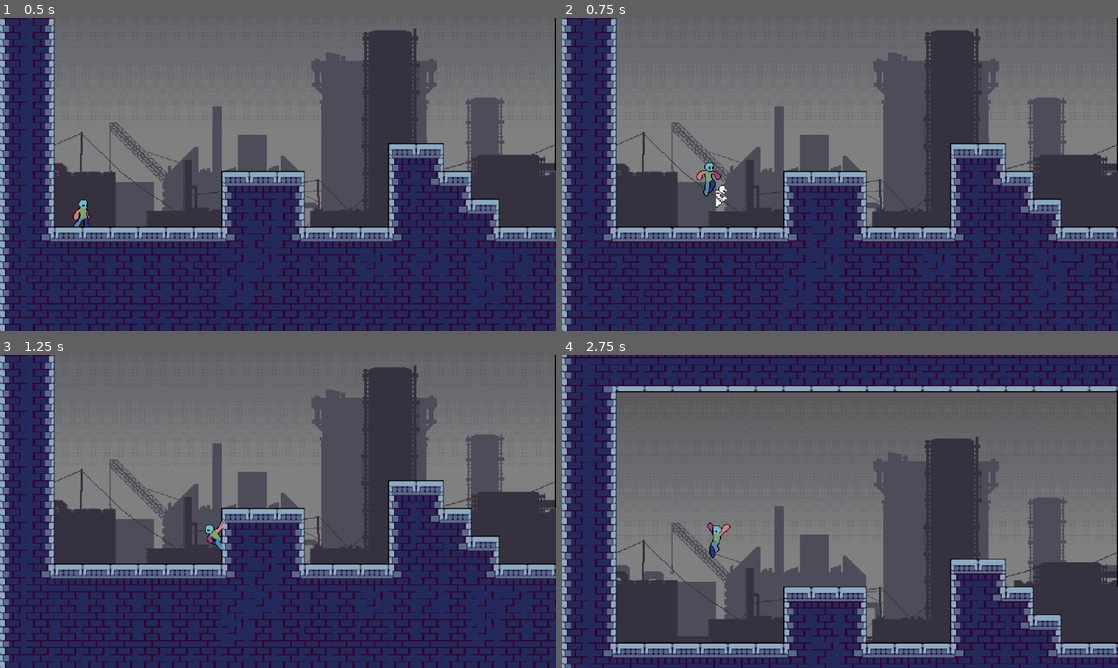
Above: before the commit, frames 1-4 (two rows, left to right).
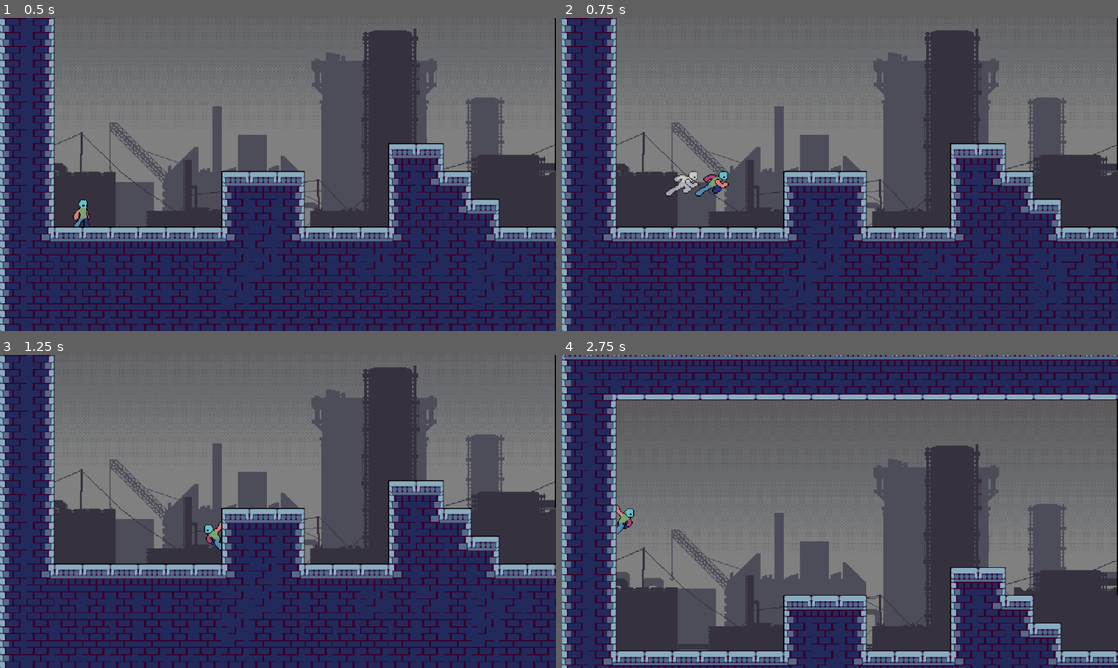
Above: after the commit, the same moments.

Repository: tuto1902/prompt
Game: Godot game, scene res://levels/playground.tscn
Two runs of this game, one before a commit and one after it. Both use one fixed random seed, a clock stepped at 60 frames per second and the inputs below.
Inputs:
- Up to frame 1 (0.5 s): no input
- Up to frame 2 (0.75 s): tap Enter at 0.5 s; hold D (right) from 0.53 s (still down); hold Space (jump) from 0.53 s (still down); tap Shift (dash) at 0.6 s
- Up to frame 3 (1.25 s): keep holding D (right); keep holding Space (jump)
- Up to frame 4 (2.75 s): release Space (jump) at 1.28 s; tap Space (jump) at 1.35, 1.52, 1.82 s; tap Shift (dash) at 1.55, 2.1 s; release D (right) at 2.03 s; hold A (left) from 2.03 s (still down); hold Space (jump) from 2.03 s (still down)

Frame 1 is identical in both runs. In frame 2, 0.7% of the frame differs, in the area x 0-30%, y 2-90%; in frame 3, 0.1%; in frame 4, 26%, in the area x 0-100%, y 0-100%.

Commit message:
added new animation double jump and comments

Diff:
--- a/player/dash_visual/dash_visual.tscn
+++ b/player/dash_visual/dash_visual.tscn
@@ -11,6 +11,8 @@
 script = ExtResource("1_jqkfr")
 
 [node name="Sprite2D" type="Sprite2D" parent="."]
+z_index = 19
+position = Vector2(0, -16)
 texture = SubResource("AtlasTexture_toahm")
 hframes = 5
 frame = 1
--- a/player/player.gd
+++ b/player/player.gd
@@ -1,20 +1,49 @@
 class_name Player extends CharacterBody2D
 
+@export_category('Jump')
+## The height in pixels of a fully held jump
 @export var jump_height: float = 96
+## The time in miliseconds to reach the peak of a fully held jump
 @export var jump_time_to_peak: float = 0.4
+## The distance in pixels covered in one jump
 @export var jump_distance: float = 68
+## The amount of extra gravity applied whebn jump button is released early
 @export var jump_cut_multiplier: float = 0.5
+## Allowed number of jumps before landing
+@export var allowed_jumps: float = 2
+
+@export_category('Gravity')
+## Amount of extra gravity added to the base fall gravity
 @export var fall_gravity_multiplier: float = 1.16
+## Maximum amount of extra gravity that can be added to the base fall gravity
 @export var max_fall_gravity_multiplier: float = 2.8
+## Amount of reduced gravity while sliding on a wall
 @export var max_wall_slide_gravity_multiplier: float = 0.050
+
+@export_category('Jump Feel')
+## Allowed time in miliseconds to perform a jump after falling
 @export var coyote_time: float = 0.09
+## Allowed time in miliseconds to perform a jump before landing
 @export var jump_buffer_time: float = 0.1
+
+@export_category('Wall Jump')
+## Time in miliseconds before regaining control after a wall jump
 @export var wall_jump_time: float = 0.2
+## Time it takes in miliseconds to release the wall slide
 @export var wall_release_time: float = 0.3
+## Reduced amount of horizontal speed applied after releaseing a wall slide
+## Required to move the player slightly away from the wall and avoid
+## triggering the wall slide again
 @export var wall_release_speed_multiplier: float = 0.5
+
+@export_category('Dash')
+## Speed added to the base player speed while dashing
 @export var dash_speed_multiplier: float = 3.2
+## Time of the dash in miliseconds
 @export var dash_time: float = 0.3
+## Dash trail spawn interval
 @export var dash_visual_spawn_time: float = 0.02
+## Dash cooldown time in miliseconds
 @export var dash_cooldown_time: float = 0.3
 
 @onready var player_states: Node = %PlayerStates
@@ -46,6 +75,7 @@
 var is_looking_down: bool
 var jump_velocity: float
 var jump_gravity: float
+var jump_count: float
 var fall_gravity: float
 var max_fall_gravity: float
 var max_wall_slide_gravity: float
@@ -55,6 +85,7 @@
 	speed = jump_distance / jump_time_to_peak
 	jump_velocity = -(2.0 * jump_height) / jump_time_to_peak
 	jump_gravity = (2.0 * jump_height) / pow(jump_time_to_peak, 2)
+	jump_count = 0
 	fall_gravity = jump_gravity * fall_gravity_multiplier
 	max_fall_gravity = jump_gravity * max_fall_gravity_multiplier
 	max_wall_slide_gravity = jump_gravity * max_wall_slide_gravity_multiplier
@@ -78,9 +109,10 @@
 
 	# Handle dash
 	if Input.is_action_just_pressed("dash") and dash_cooldown.time_left == 0:
+		if not is_on_wall_only():
 		# Optional: only dash while on the floor
 		# if is_on_floor():
-		transition_to_state(dash)
+			transition_to_state(dash)
 
 	move_and_slide()
 
--- a/player/player.tscn
+++ b/player/player.tscn
@@ -10,8 +10,8 @@
 [ext_resource type="Script" uid="uid://b4b42jj6vo1n" path="res://player/player_states/wall_slide.gd" id="7_hg6s5"]
 [ext_resource type="Script" uid="uid://caw38gcbsdct" path="res://player/player_states/wall_jump.gd" id="8_8t03j"]
 
-[sub_resource type="CapsuleShape2D" id="CapsuleShape2D_rkbax"]
-radius = 9.0
+[sub_resource type="RectangleShape2D" id="RectangleShape2D_8t03j"]
+size = Vector2(20, 31)
 
 [sub_resource type="Animation" id="Animation_yw30f"]
 length = 0.001
@@ -147,6 +147,40 @@
 "transitions": PackedFloat32Array(1, 1, 1, 1),
 "update": 1,
 "values": [299, 300, 301, 302]
+}
+
+[sub_resource type="Animation" id="Animation_2ieo8"]
+resource_name = "run_to_idle"
+length = 0.58334166
+step = 0.083333336
+tracks/0/type = "value"
+tracks/0/imported = false
+tracks/0/enabled = true
+tracks/0/path = NodePath("Sprite2D:frame")
+tracks/0/interp = 1
+tracks/0/loop_wrap = true
+tracks/0/keys = {
+"times": PackedFloat32Array(0, 0.083333336, 0.16666667, 0.25, 0.33333334, 0.4166667, 0.5),
+"transitions": PackedFloat32Array(1, 1, 1, 1, 1, 1, 1),
+"update": 1,
+"values": [184, 185, 186, 187, 188, 189, 190]
+}
+
+[sub_resource type="Animation" id="Animation_ebec5"]
+resource_name = "run_turn"
+length = 0.3333417
+step = 0.083333336
+tracks/0/type = "value"
+tracks/0/imported = false
+tracks/0/enabled = true
+tracks/0/path = NodePath("Sprite2D:frame")
+tracks/0/interp = 1
+tracks/0/loop_wrap = true
+tracks/0/keys = {
+"times": PackedFloat32Array(0, 0.083333336, 0.16666667, 0.25),
+"transitions": PackedFloat32Array(1, 1, 1, 1),
+"update": 1,
+"values": [161, 162, 163, 164]
 }
 
 [sub_resource type="AnimationLibrary" id="AnimationLibrary_rgyib"]
@@ -157,6 +191,8 @@
 &"idle": SubResource("Animation_g1dw6"),
 &"jump": SubResource("Animation_g6k8r"),
 &"run": SubResource("Animation_qjkh3"),
+&"run_to_idle": SubResource("Animation_2ieo8"),
+&"run_turn": SubResource("Animation_ebec5"),
 &"wall_jump": SubResource("Animation_8t03j"),
 &"wall_slide": SubResource("Animation_hg6s5")
 }
@@ -185,8 +221,8 @@
 unique_name_in_owner = true
 
 [node name="PlayerCollision" type="CollisionShape2D" parent="."]
-position = Vector2(0, -15)
-shape = SubResource("CapsuleShape2D_rkbax")
+position = Vector2(0, -15.5)
+shape = SubResource("RectangleShape2D_8t03j")
 debug_color = Color(0, 0.6, 0.69803923, 0.12156863)
 
 [node name="AnimationPlayer" type="AnimationPlayer" parent="."]
@@ -209,12 +245,14 @@
 position = Vector2(9, -15)
 shape = SubResource("RectangleShape2D_boad6")
 target_position = Vector2(3, 0)
+max_results = 3
 
 [node name="ShapeCastWallLeft" type="ShapeCast2D" parent="."]
 unique_name_in_owner = true
 position = Vector2(-9, -15)
 shape = SubResource("RectangleShape2D_rgyib")
 target_position = Vector2(-3, 0)
+max_results = 3
 
 [node name="ShapeCastOneWayPlatform" type="ShapeCast2D" parent="."]
 unique_name_in_owner = true
@@ -224,6 +262,7 @@
 
 [node name="DashCooldown" type="Timer" parent="."]
 unique_name_in_owner = true
+one_shot = true
 
 [node name="PlayerStates" type="Node" parent="."]
 unique_name_in_owner = true
--- a/player/player_states/dash.gd
+++ b/player/player_states/dash.gd
@@ -13,6 +13,7 @@
 var dash_speed
 
 func enter() -> void:
+	player.animation_player.play("dash")
 	dash_speed = player.speed * player.dash_speed_multiplier
 	dash_timer = player.dash_time
 	visual_spawn_timer = 0.0
@@ -20,7 +21,6 @@
 
 
 func exit() -> void:
-	player.animation_player.play("dash")
 	dash_timer = 0.0
 	player.dash_cooldown.start(player.dash_cooldown_time)
 
--- a/player/player_states/fall.gd
+++ b/player/player_states/fall.gd
@@ -8,6 +8,8 @@
 var jump_buffer_timer: float
 
 func enter() -> void:
+	if player.previous_state != jump:
+		player.jump_count += 1
 	player.animation_player.play("fall")
 	coyote_timer = player.coyote_time
 
@@ -18,6 +20,12 @@
 func handle_input(event: InputEvent) -> PlayerState:
 	if event.is_action_pressed("jump"):
 		if coyote_timer > 0 and player.previous_state != jump:
+			# Refund a jump since the player jump within the coyote frames
+			# without going lower than zero
+			player.jump_count -= 1
+			player.jump_count = max(player.jump_count, 0)
+			return jump
+		if player.jump_count < player.allowed_jumps:
 			return jump
 		jump_buffer_timer = player.jump_buffer_time
 	return self
@@ -37,7 +45,7 @@
 			return jump
 		return idle
 
-	if player.is_on_wall_only():
+	if player.is_on_wall():
 		return wall_slide
 
 
--- a/player/player_states/idle.gd
+++ b/player/player_states/idle.gd
@@ -6,10 +6,22 @@
 
 
 func enter() -> void:
+	player.jump_count = 0
+	if player.previous_state == run:
+		player.animation_player.play("run_to_idle")
+		player.animation_player.animation_finished.connect(_on_animation_finished)
+		return
 	player.animation_player.play("idle")
 
+
+func _on_animation_finished(animation_name: String) -> void:
+	if animation_name == "run_to_idle":
+		player.animation_player.play("idle")
+
+
 func exit() -> void:
-	pass
+	if player.animation_player.animation_finished.is_connected(_on_animation_finished):
+		player.animation_player.animation_finished.disconnect(_on_animation_finished)
 
 
 func handle_input(event: InputEvent) -> PlayerState:
--- a/player/player_states/jump.gd
+++ b/player/player_states/jump.gd
@@ -4,6 +4,10 @@
 
 
 func enter() -> void:
+	if player.jump_count >= player.allowed_jumps:
+		player.transition_to_state(player.previous_state)
+		return
+	player.jump_count += 1
 	player.velocity.y = player.jump_velocity
 	player.animation_player.play("jump")
 
--- a/player/player_states/run.gd
+++ b/player/player_states/run.gd
@@ -9,10 +9,16 @@
 	player.animation_player.play("run")
 
 
+func exit() -> void:
+	if player.animation_player.animation_finished.is_connected(_on_animation_finished):
+		player.animation_player.animation_finished.disconnect(_on_animation_finished)
+
+
 func handle_input(event: InputEvent) -> PlayerState:
 	if event.is_action_pressed("jump") and player.is_on_floor():
 		return jump
 	return self
+
 
 func process(_delta: float) -> PlayerState:
 	player.update_direction()
@@ -22,6 +28,11 @@
 	return self
 
 
+func _on_animation_finished(animation_name: String) -> void:
+	if animation_name == "run_turn":
+		player.animation_player.play("run")
+
+
 func physics_process(_delta: float) -> PlayerState:
 	if not player.is_on_floor():
 		return fall
--- a/player/player_states/wall_slide.gd
+++ b/player/player_states/wall_slide.gd
@@ -9,6 +9,7 @@
 var wall_release_speed: float
 
 func enter() -> void:
+	player.jump_count = 0
 	wall_release_speed = player.speed * player.wall_release_speed_multiplier
 	player.animation_player.play("wall_slide")
 	player.sprite.offset.x = -4
@@ -45,10 +46,9 @@
 
 
 func physics_process(_delta: float) -> PlayerState:
-	if not player.is_on_wall_only():
+	if not player.is_on_wall():
 		if player.is_on_floor():
 			return idle
-
 		return fall
 
 	player.velocity.y = player.max_wall_slide_gravity
--- a/tilesets/power_station_tileset.tres
+++ b/tilesets/power_station_tileset.tres
@@ -274,6 +274,7 @@
 4:4/0/terrain_set = 0
 4:4/0/terrain = 0
 4:4/0/probability = 0.25
+4:4/0/physics_layer_0/polygon_0/points = PackedVector2Array(-16, -16, 16, -16, 16, 16, -16, 16)
 4:4/0/terrains_peering_bit/right_side = 0
 4:4/0/terrains_peering_bit/bottom_right_corner = 0
 4:4/0/terrains_peering_bit/bottom_side = 0
@@ -287,6 +288,7 @@
 5:4/0/terrain_set = 0
 5:4/0/terrain = 0
 5:4/0/probability = 0.25
+5:4/0/physics_layer_0/polygon_0/points = PackedVector2Array(-16, -16, 16, -16, 16, 16, -16, 16)
 5:4/0/terrains_peering_bit/right_side = 0
 5:4/0/terrains_peering_bit/bottom_right_corner = 0
 5:4/0/terrains_peering_bit/bottom_side = 0
@@ -323,6 +325,7 @@
 4:5/0/terrain_set = 0
 4:5/0/terrain = 0
 4:5/0/probability = 0.25
+4:5/0/physics_layer_0/polygon_0/points = PackedVector2Array(-16, -16, 16, -16, 16, 16, -16, 16)
 4:5/0/terrains_peering_bit/right_side = 0
 4:5/0/terrains_peering_bit/bottom_right_corner = 0
 4:5/0/terrains_peering_bit/bottom_side = 0
Not shown, added: export_presets.cfg
Not shown: 1 places in player/player.tscn that only renumber resources
Not shown, added: build/windows/prompt.exe
Not shown, added: build/windows/prompt.pck
Not shown, added: build/windows/prompt.zip
